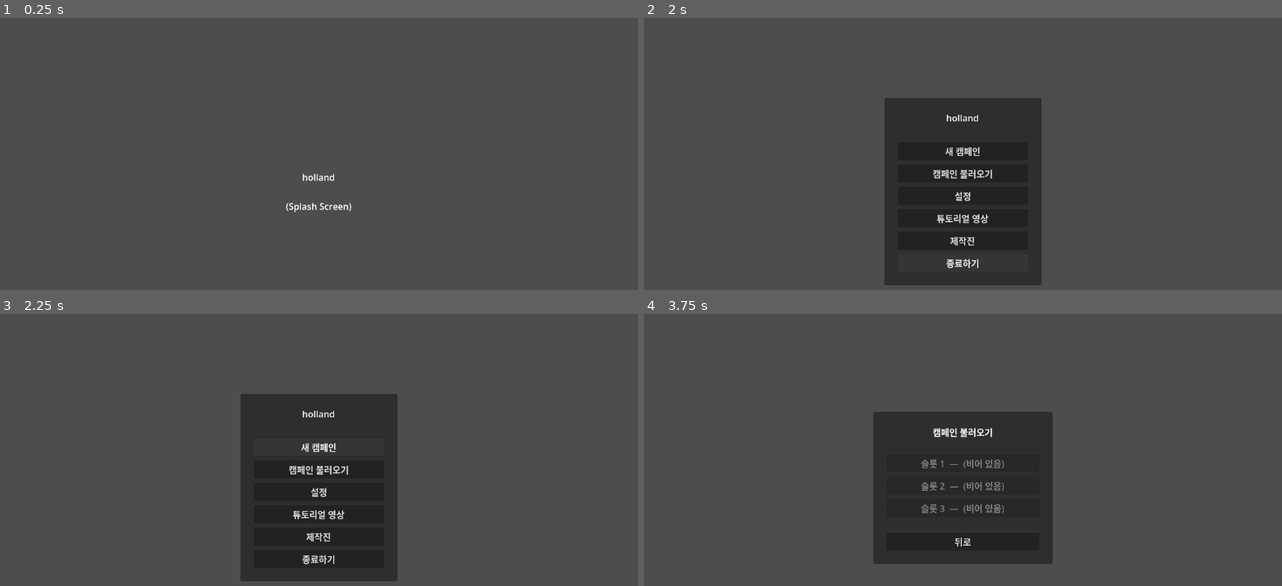
Above: before the commit, frames 1-4 (two rows, left to right).
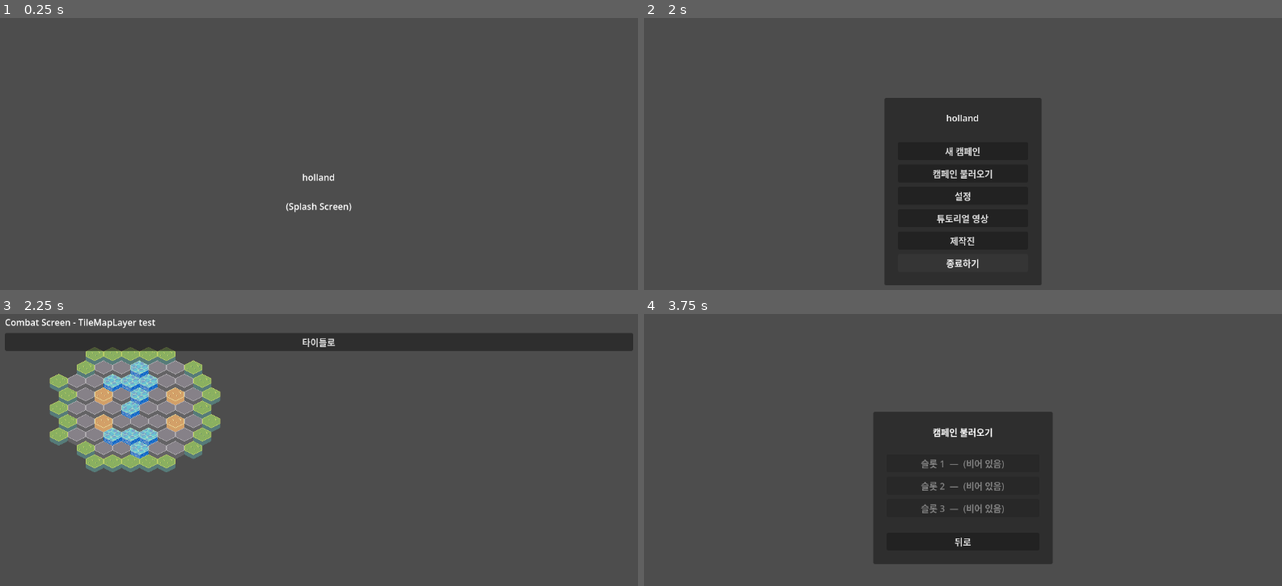
Above: after the commit, the same moments.

Repository: KwangSon/holland
Game: Godot game, scene res://src/main.tscn
Same seed, same stepped clock (60 frames per second), same inputs: the game is played once before the commit and once after it.
Inputs (mouse positions are in pixels of both pictures, inside the frame that each line leads up to):
- Up to frame 1 (0.25 s): no input
- Up to frame 2 (2 s): tap Enter at 0.5 s; move the mouse to (1103, 173) at 0.52 s; hold Shift 0.53-1.25 s; click (1103, 173) at 0.67 s; tap Space at 1.25 s; drag from (835, 211) to (931, 265) at 1.27 s
- Up to frame 3 (2.25 s): click "새 캠페인" at 2 s
- Up to frame 4 (3.75 s): click (963, 341) at 2.75 s, where only the run after the commit has a clickable "타이틀로"; click "캠페인 불러오기" at 3.5 s

Frames 1-2 are identical in both runs. In frame 3, 31% of the frame differs, in the area x 0-100%, y 1-99%; in frame 4, nothing differs.

Commit message:
add combat

Diff:
--- /dev/null
+++ b/asset/new_tile_set.tres
@@ -0,0 +1,20 @@
+[gd_resource type="TileSet" format=3 uid="uid://4mbbm4r7k7mx"]
+
+[ext_resource type="Texture2D" uid="uid://b8blskdlfhfcx" path="res://asset/Tileset1.png" id="1_me0sk"]
+
+[sub_resource type="TileSetAtlasSource" id="TileSetAtlasSource_e6lkh"]
+texture = ExtResource("1_me0sk")
+texture_region_size = Vector2i(32, 32)
+0:0/0 = 0
+0:1/0 = 0
+0:2/0 = 0
+0:3/0 = 0
+0:4/0 = 0
+0:5/0 = 0
+0:6/0 = 0
+0:7/0 = 0
+
+[resource]
+tile_shape = 3
+tile_size = Vector2i(32, 32)
+sources/1 = SubResource("TileSetAtlasSource_e6lkh")
--- a/src/global/screen_manager.gd
+++ b/src/global/screen_manager.gd
@@ -10,8 +10,7 @@
 	NONE,
 	SPLASH,
 	TITLE,
-	# EXPLORATION,
-	# COMBAT,
+	COMBAT,
 	# CUTSCENE,
 	# GAME_OVER,
 }
@@ -67,10 +66,8 @@
 			screen = _create_splash_screen()
 		Screen.TITLE:
 			screen = _create_title_screen()
-		# Screen.EXPLORATION:
-		# 	screen = _create_exploration_screen()
-		# Screen.COMBAT:
-		# 	screen = _create_combat_screen()
+		Screen.COMBAT:
+			screen = _create_combat_screen()
 		# Screen.CUTSCENE:
 		# 	screen = _create_cutscene_screen()
 		# Screen.GAME_OVER:
@@ -93,16 +90,10 @@
 	return screen
 
 
-# func _create_exploration_screen() -> Node:
-# 	var screen = (preload("res://src/screen/exploration_screen.gd") as GDScript).new()
-# 	screen.name = "ExplorationScreen"
-# 	return screen
-
-
-# func _create_combat_screen() -> Node:
-# 	var screen = (preload("res://src/screen/combat_screen.gd") as GDScript).new()
-# 	screen.name = "CombatScreen"
-# 	return screen
+func _create_combat_screen() -> Node:
+	var screen = (preload("res://src/screen/combat_screen.gd") as GDScript).new()
+	screen.name = "CombatScreen"
+	return screen
 
 
 # func _create_cutscene_screen() -> Node:
--- /dev/null
+++ b/src/screen/combat_screen.gd
@@ -0,0 +1,78 @@
+class_name CombatScreen extends Node2D
+
+const TILE_SET := preload("res://asset/new_tile_set.tres")
+const SOURCE_ID := 1
+const EMPTY_TILE := -1
+const MAP_ORIGIN := Vector2(96, 72)
+
+const TEST_MAP := [
+	[-1, -1, 2, 2, 2, 2, 2, -1, -1],
+	[-1, 2, 0, 0, 1, 0, 0, 2, -1],
+	[2, 0, 0, 1, 1, 1, 0, 0, 2],
+	[2, 0, 3, 0, 1, 0, 3, 0, 2],
+	[2, 0, 0, 0, 4, 0, 0, 0, 2],
+	[2, 0, 3, 0, 0, 0, 3, 0, 2],
+	[2, 0, 0, 1, 1, 1, 0, 0, 2],
+	[-1, 2, 0, 0, 1, 0, 0, 2, -1],
+	[-1, -1, 2, 2, 2, 2, 2, -1, -1],
+]
+
+var _tile_layer: TileMapLayer
+
+
+func _ready() -> void:
+	_setup_tile_layer()
+	_draw_test_map()
+	_setup_ui()
+
+
+func initialize(_data: Dictionary) -> void:
+	pass
+
+
+func _setup_tile_layer() -> void:
+	_tile_layer = TileMapLayer.new()
+	_tile_layer.name = "CombatTileMapLayer"
+	_tile_layer.tile_set = TILE_SET
+	_tile_layer.position = MAP_ORIGIN
+	add_child(_tile_layer)
+
+
+func _draw_test_map() -> void:
+	for y: int in TEST_MAP.size():
+		var row: Array = TEST_MAP[y]
+		for x: int in row.size():
+			var tile_index: int = row[x]
+			if tile_index == EMPTY_TILE:
+				continue
+			_tile_layer.set_cell(Vector2i(x, y), SOURCE_ID, Vector2i(0, tile_index))
+
+
+func _setup_ui() -> void:
+	var canvas := CanvasLayer.new()
+	add_child(canvas)
+
+	var margin := MarginContainer.new()
+	margin.set_anchors_preset(Control.PRESET_FULL_RECT)
+	margin.add_theme_constant_override("margin_left", 16)
+	margin.add_theme_constant_override("margin_top", 16)
+	margin.add_theme_constant_override("margin_right", 16)
+	margin.add_theme_constant_override("margin_bottom", 16)
+	canvas.add_child(margin)
+
+	var vbox := VBoxContainer.new()
+	vbox.add_theme_constant_override("separation", 8)
+	margin.add_child(vbox)
+
+	var title := Label.new()
+	title.text = "Combat Screen - TileMapLayer test"
+	vbox.add_child(title)
+
+	var back_button := Button.new()
+	back_button.text = "타이틀로"
+	back_button.pressed.connect(_on_back_pressed)
+	vbox.add_child(back_button)
+
+
+func _on_back_pressed() -> void:
+	ScreenManager.change_screen(ScreenManager.Screen.TITLE)
--- a/src/screen/title_screen.gd
+++ b/src/screen/title_screen.gd
@@ -121,7 +121,7 @@
 
 
 func _on_new_campaign_pressed() -> void:
-	pass  # TODO: ScreenManager.change_screen(ScreenManager.Screen.EXPLORATION)
+	ScreenManager.change_screen(ScreenManager.Screen.COMBAT)
 
 
 func _on_load_campaign_pressed() -> void:
Not shown, added: src/screen/combat_screen.gd.uid
